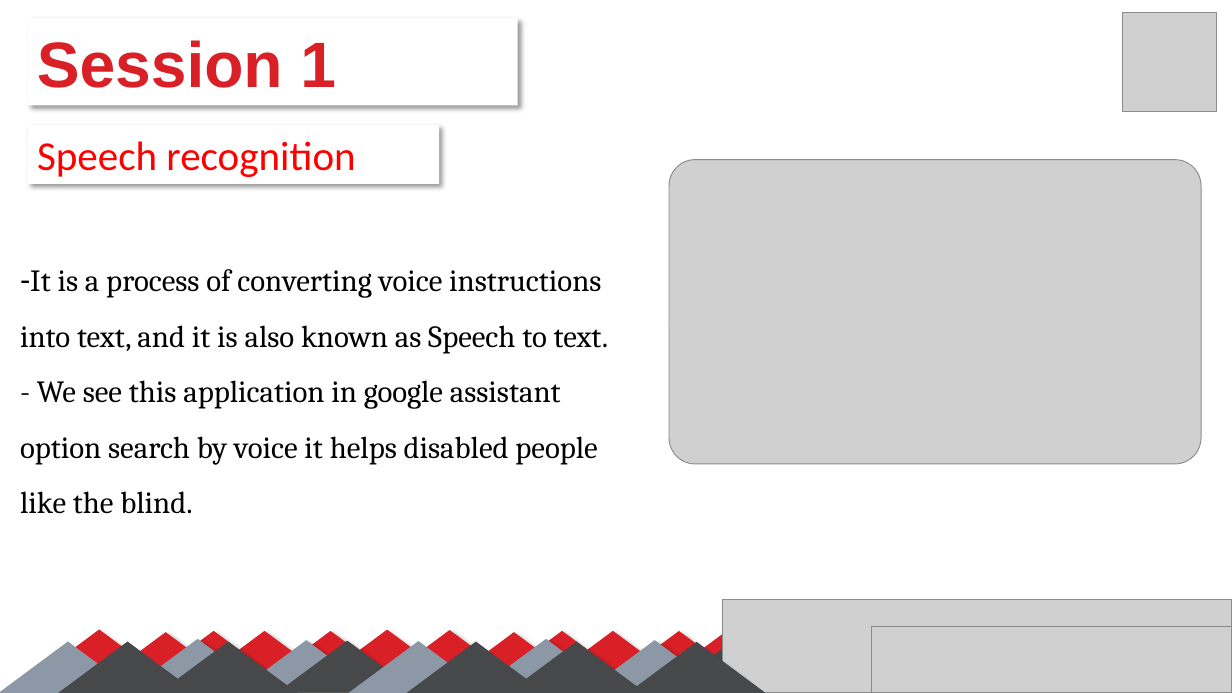
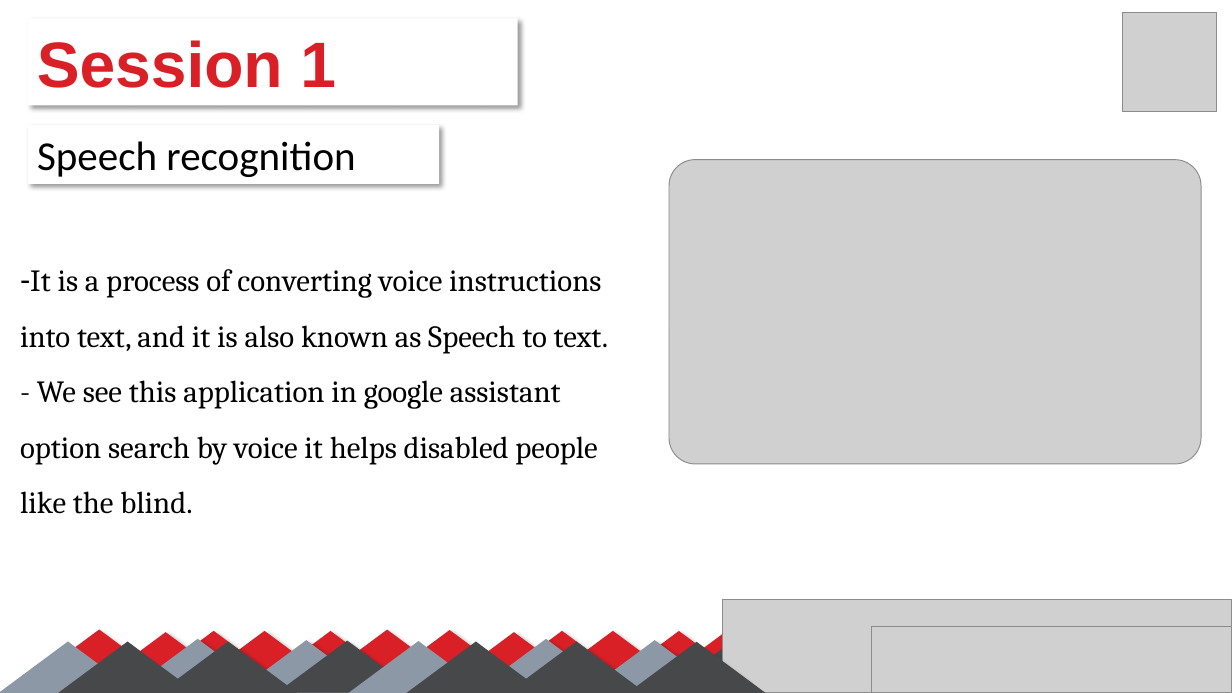
Before and after one commit to SalmaGira/machine-learning-workshop-Kvector, a slide deck: slide 12 of Sessions/Session 1/Session_01.pptx. Drawn at 1232x693 pixels with LibreOffice and Linux fonts; fonts in the diff are those of the drawing; grey boxes stand for pictures. Boxes give left, top, right and bottom in pixels: in the first picture for what was removed or moved away, otherwise in the second. Text is boxed around its words. In the diff, an @@ line names an element or a change of style, - is before the commit and + after.

```diff
--- a/Sessions/Session 1/Session_01.pptx
+++ b/Sessions/Session 1/Session_01.pptx
@@ rectangle "Speech recognition" at [28,125,439,184]: text colour #FF0000 to #000000 @@
```
Also in this commit, not shown: 10 other slides changed, 2 slides removed.
